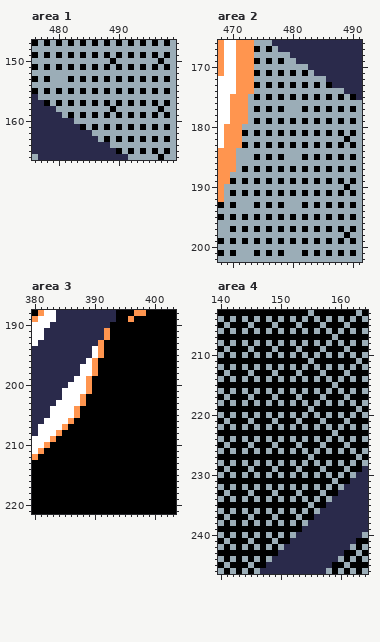
Edited in one commit: pixel-art file (sqrlart/Sprite-upgradeweb.aseprite). That is the earlier state.
800x1000 pixels, 1 frame. Colours within 5 levels of each other are drawn and written as one. Shown: area 1: x 476..499, y 147..166; area 2: x 468..491, y 166..202; area 3: x 380..403, y 188..221; area 4: x 140..164, y 203..246. The commit also changed other parts of the picture, which this record leaves out.
New version:
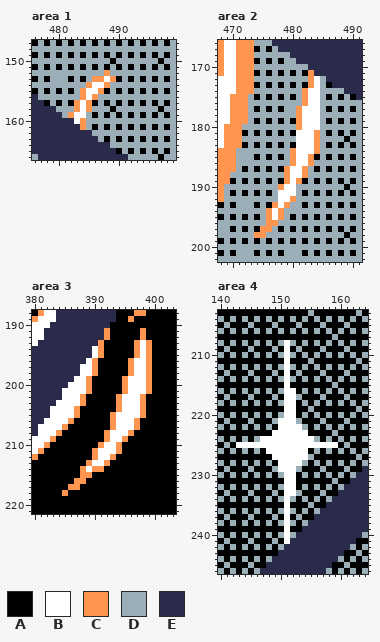
Palette (. is transparent): A #000000  B #ffffff  C #ff954f  D #9badb7  E #2a2a4b
The edit:
layer "Layer 10" added
--- area 1, layer "Layer 10"
@@ x 480..491 @@
 151 ADADADADADAD
-152 DDDDDDDDDDDD
-153 DDADADADADAD
-154 DDDDDDDDDDDD
-155 ADADADADADAD
-156 DDDDDDDDDDDD
-157 ADADADADADAD
-158 DDDDDDDDDADD
-159 EDADADADADAD
-160 EEEDDDDDDDDD
-161 EEEEADADADAD
+152 DDDDDDDDCDDD
+153 DDADADCCBCAD
+154 DDDDDCBBCDDD
+155 ADADCBBCADAD
+156 DDDDCBCDDDDD
+157 ADACBCADADAD
+158 DDDCBCDDDADD
+159 EDCBBDADADAD
+160 EEEBCDDDDDDD
+161 EEEECDADADAD
 162 EEEEEEDDDDDD
--- area 2, layer "Layer 10"
@@ x 472..486 @@
 170 CCDDDDDDDDDEEEE
-171 CCADADADADADEEE
-172 CCDDDDDDDDDDDDE
-173 CCADADADADADADA
-174 CCDDDDDDDDDDDDD
-175 CDADADADADADADA
-176 CDDDDDDDDDDDDDD
-177 CDADADADDDADADA
-178 CDDDDDDDDDDDDDD
-179 CDADADADADADADA
-180 DDDDDDDDDDDDDDD
-181 ADADADADADADADA
-182 DDDDDDDDDDDDDDD
-183 ADADADADADADADA
-184 DDDDDDDDDDDDDDD
-185 DDADADADDDADADA
-186 DDDDDDDDDDDDDDD
-187 ADADADADADADADA
-188 DDDDDDDDDDDDDDD
-189 ADADADADADADADA
-190 DDDDDDDDDDDDDDD
-191 ADADADADADADADA
-192 DDDDDDDDDDDDDDD
-193 DDADADADDDADADA
-194 DDDDDDDDDDDDDDD
-195 ADADADADADADADA
-196 DDDDDDDDDDDDDDD
-197 ADADADADADADADA
-198 DDDDDDDDDDDDDDD
+171 CCADADADADACEEE
+172 CCDDDDDDDDDCBDE
+173 CCADADADADACBDA
+174 CCDDDDDDDDCBBDD
+175 CDADADADADCBBDA
+176 CDDDDDDDDDCBBDD
+177 CDADADADDCBBBDA
+178 CDDDDDDDDCBBBDD
+179 CDADADADACBBBDA
+180 DDDDDDDDDCBBBDD
+181 ADADADADABBBCDA
+182 DDDDDDDDDBBBCDD
+183 ADADADADABBBCDA
+184 DDDDDDDDCBBBCDD
+185 DDADADADCBBCADA
+186 DDDDDDDDCBBCDDD
+187 ADADADACBBCDADA
+188 DDDDDDDCBBCDDDD
+189 ADADADACBCADADA
+190 DDDDDDCBBDDDDDD
+191 ADADADBBBDADADA
+192 DDDDDDBBCDDDDDD
+193 DDADACBCDDADADA
+194 DDDDCBCDDDDDDDD
+195 ADADCBCDADADADA
+196 DDDDCCDDDDDDDDD
+197 ADACCDADADADADA
+198 DDCCDDDDDDDDDDD
 199 ADADADADADADADA
--- area 3, layer "Layer 10"
@@ x 380..403 @@
 190 BBBEEEEEEEEEEAAAAAAAAAAA
-191 BBEEEEEEEEEECAAAAAAAAAAA
-192 BBEEEEEEEEEECAAAAAAAAAAA
-193 BEEEEEEEEEECAAAAAAAAAAAA
-194 EEEEEEEEEEBCAAAAAAAAAAAA
-195 EEEEEEEEEEBCAAAAAAAAAAAA
-196 EEEEEEEEEBCAAAAAAAAAAAAA
-197 EEEEEEEEBBCAAAAAAAAAAAAA
-198 EEEEEEEEBBCAAAAAAAAAAAAA
-199 EEEEEEEBBCAAAAAAAAAAAAAA
-200 EEEEEEBBBCAAAAAAAAAAAAAA
-201 EEEEEBBBBCAAAAAAAAAAAAAA
-202 EEEEEBBBCAAAAAAAAAAAAAAA
-203 EEEEBBBBCAAAAAAAAAAAAAAA
-204 EEEBBBBCAAAAAAAAAAAAAAAA
-205 EEEBBBBCAAAAAAAAAAAAAAAA
-206 EEBBBBCAAAAAAAAAAAAAAAAA
-207 EBBBBCAAAAAAAAAAAAAAAAAA
-208 EBBBCAAAAAAAAAAAAAAAAAAA
-209 BBBCAAAAAAAAAAAAAAAAAAAA
-210 BBCAAAAAAAAAAAAAAAAAAAAA
-211 BCAAAAAAAAAAAAAAAAAAAAAA
-212 CAAAAAAAAAAAAAAAAAAAAAAA
-213 AAAAAAAAAAAAAAAAAAAAAAAA
-214 AAAAAAAAAAAAAAAAAAAAAAAA
-215 AAAAAAAAAAAAAAAAAAAAAAAA
-216 AAAAAAAAAAAAAAAAAAAAAAAA
-217 AAAAAAAAAAAAAAAAAAAAAAAA
-218 AAAAAAAAAAAAAAAAAAAAAAAA
+191 BBEEEEEEEEEECAAAAACAAAAA
+192 BBEEEEEEEEEECAAAAACAAAAA
+193 BEEEEEEEEEECAAAAACBCAAAA
+194 EEEEEEEEEEBCAAAAACBCAAAA
+195 EEEEEEEEEEBCAAAAACBCAAAA
+196 EEEEEEEEEBCAAAAACBBCAAAA
+197 EEEEEEEEBBCAAAAACBBCAAAA
+198 EEEEEEEEBBCAAAAACBBCAAAA
+199 EEEEEEEBBCAAAAACBBBCAAAA
+200 EEEEEEBBBCAAAAACBBBCAAAA
+201 EEEEEBBBBCAAAAACBBBCAAAA
+202 EEEEEBBBCAAAAACBBBCAAAAA
+203 EEEEBBBBCAAAAACBBBCAAAAA
+204 EEEBBBBCAAAAAACBBBCAAAAA
+205 EEEBBBBCAAAAACBBBBCAAAAA
+206 EEBBBBCAAAAAACBBBCAAAAAA
+207 EBBBBCAAAAAAACBBBCAAAAAA
+208 EBBBCAAAAAAACBBBCAAAAAAA
+209 BBBCAAAAAAAACBBCAAAAAAAA
+210 BBCAAAAAAAACBBCAAAAAAAAA
+211 BCAAAAAAAACBBBCAAAAAAAAA
+212 CAAAAAAAAACBBCAAAAAAAAAA
+213 AAAAAAAAACBBCAAAAAAAAAAA
+214 AAAAAAAACBCCAAAAAAAAAAAA
+215 AAAAAAAACCAAAAAAAAAAAAAA
+216 AAAAAAACCAAAAAAAAAAAAAAA
+217 AAAAAACCAAAAAAAAAAAAAAAA
+218 AAAAACAAAAAAAAAAAAAAAAAA
 219 AAAAAAAAAAAAAAAAAAAAAAAA
--- area 4, layer "Layer 10"
@@ x 140..164 @@
 207 AAAAAAAAAAAAAAAAAAADAAAAA
-208 DADADADADADADADADADADADAD
-209 ADAAADAAADAAADAAADAAADAAA
-210 DADADADADADADADADADADADAD
-211 AAAAAAAAAAAAAAADAAAAAAADA
-212 DADADADADADADADADADADADAD
-213 ADAAADAAADAAADAAADAAADAAA
-214 DADADADADADADADADADADADAD
-215 AAAAAAAAAAAAAAAAAAADAAAAA
-216 DADADADADADADADADADADADAD
-217 ADAAADAAADAAADAAADAAADAAA
-218 DADADADADADADADADADADADAD
-219 AAAAAAAAAAAAAAADAAAAAAADA
-220 DADADADADADADADADADADADAD
-221 ADAAADAAADAAADAAADAAADAAA
-222 DADADADADADADADADADADADAD
-223 AAAAAAAAAAAAAAAAAAADAAAAA
-224 DADADADADADADADADADADADAD
-225 ADAAADAAADAAADAAADAAADAAA
-226 DADADADADADADADADADADADAD
-227 AAAAAAAAAAAAAAADAAAAAAADA
-228 DADADADADADADADADADADADAD
-229 ADAAADAAADAAADAAADAAADAAE
-230 DADADADADADADADADADADADEE
-231 AAAAAAAAAAAAAAAAAAADAAEEE
-232 DADADADADADADADADADADEEEE
-233 ADAAADAAADAAADAAADAAEEEEE
-234 DADADADADADADADADADEEEEEE
-235 AAAAAAAAAAAAAAADAAEEEEEEE
-236 DADADADADADADADADEEEEEEEE
-237 ADAAADAAADAAADAAEEEEEEEEE
-238 DADADADADADADADEEEEEEEEEE
-239 AAAAAAAAAAAAAAEEEEEEEEEEE
-240 DADADADADADADEEEEEEEEEEED
-241 ADAAADAAADAAEEEEEEEEEEEAA
+208 DADADADADADBDADADADADADAD
+209 ADAAADAAADABADAAADAAADAAA
+210 DADADADADADBDADADADADADAD
+211 AAAAAAAAAAABAAADAAAAAAADA
+212 DADADADADADBDADADADADADAD
+213 ADAAADAAADABADAAADAAADAAA
+214 DADADADADADBDADADADADADAD
+215 AAAAAAAAAAABAAAAAAADAAAAA
+216 DADADADADADBBADADADADADAD
+217 ADAAADAAADABBDAAADAAADAAA
+218 DADADADADADBBADADADADADAD
+219 AAAAAAAAAAABBAADAAAAAAADA
+220 DADADADADADBBADADADADADAD
+221 ADAAADAAADBBBDAAADAAADAAA
+222 DADADADADABBBBDADADADADAD
+223 AAAAAAAAABBBBBBAAAADAAAAA
+224 DADADADBBBBBBBBBDADADADAD
+225 ADABBBBBBBBBBBBBBBBBADAAA
+226 DADADADABBBBBBBADADADADAD
+227 AAAAAAAAABBBBBBDAAAAAAADA
+228 DADADADADABBBBDADADADADAD
+229 ADAAADAAADBBBDAAADAAADAAE
+230 DADADADADADBBADADADADADEE
+231 AAAAAAAAAAABBAAAAAADAAEEE
+232 DADADADADADBBADADADADEEEE
+233 ADAAADAAADABBDAAADAAEEEEE
+234 DADADADADADBDADADADEEEEEE
+235 AAAAAAAAAAABAAADAAEEEEEEE
+236 DADADADADADBDADADEEEEEEEE
+237 ADAAADAAADABADAAEEEEEEEEE
+238 DADADADADADBDADEEEEEEEEEE
+239 AAAAAAAAAAABAAEEEEEEEEEEE
+240 DADADADADADBDEEEEEEEEEEED
+241 ADAAADAAADABEEEEEEEEEEEAA
 242 DADADADADADEEEEEEEEEEEDAD
